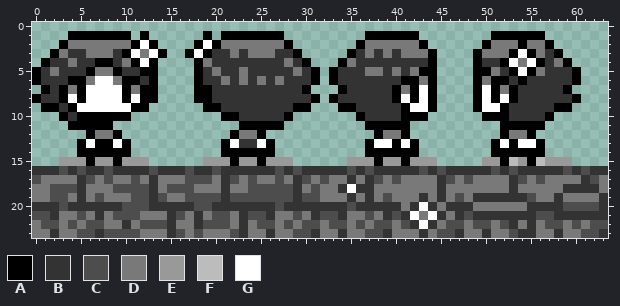
Two states of a pixel-art sprite, js13k17.png. Above, as it was before the edit.
The file is 64x24 pixels. Colours within 5 levels of each other are drawn and written as one.
Palette (. is transparent): A #000000  B #333333  C #4d4d4d  D #797979  E #999999  F #bcbcbc  G #ffffff
The same view after the edit:
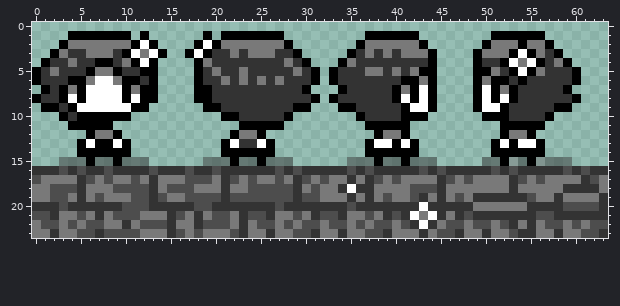
Difference:
Colour E changes from #999999 to #34343480.
Colour F changes from #bcbcbc to #79797980.
Colour D becomes colour B in row 20 at x 41 and 45.
Colour D becomes colour C in row 18 at x 42 to 44; in row 19 at x 42.
